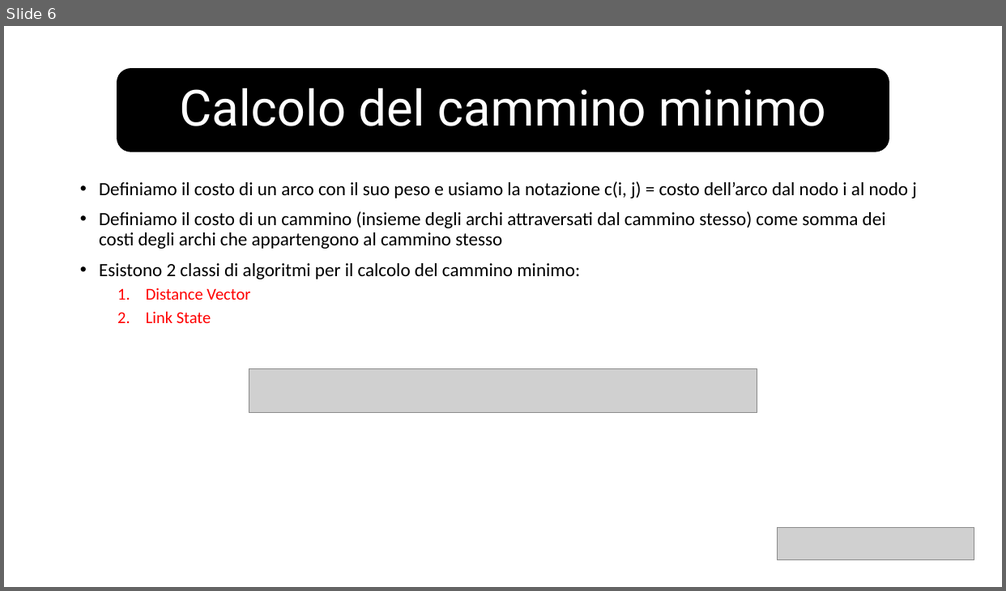
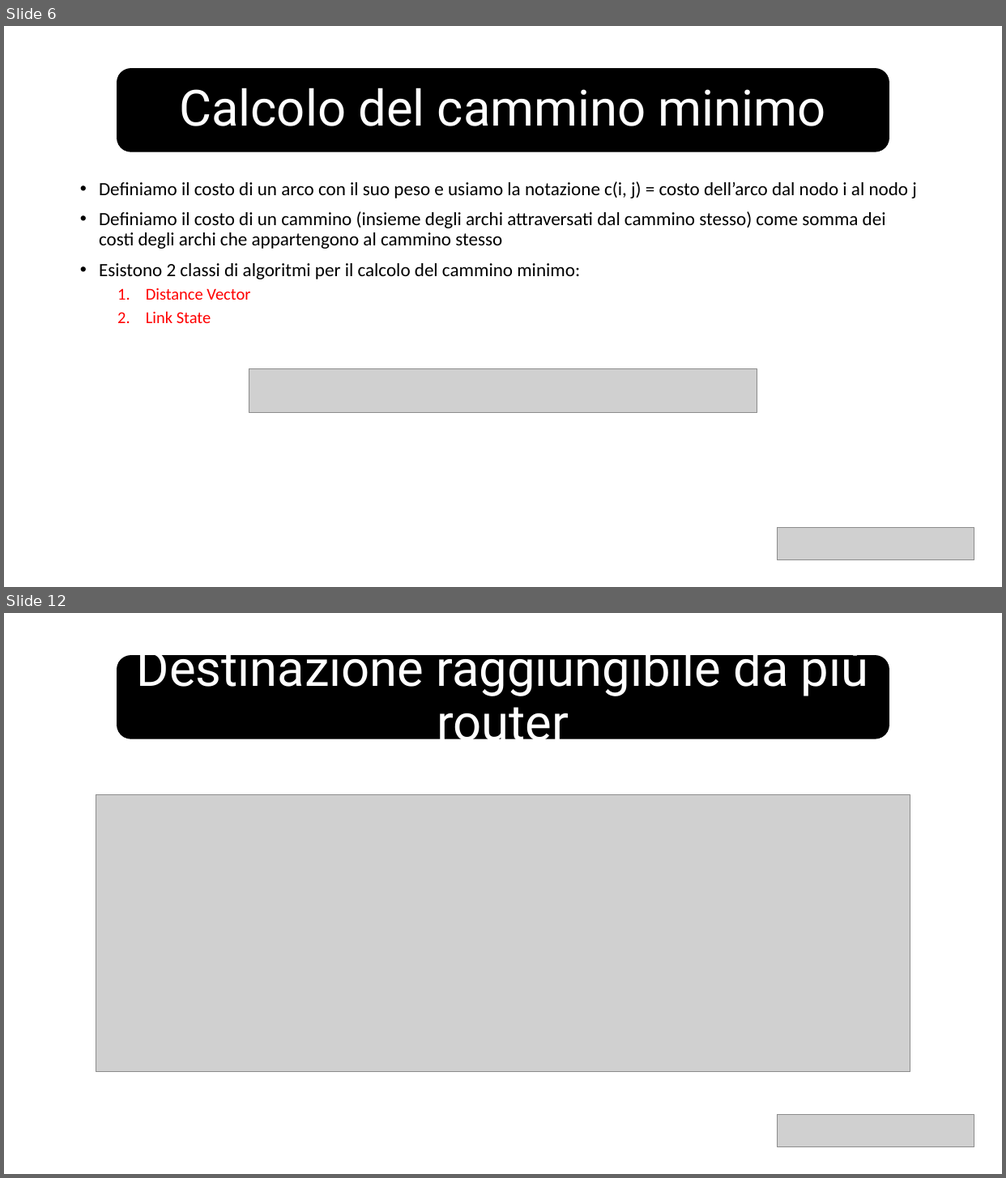
Before and after one commit to v-research/edu, a slide deck: network_introduction_2022/material/l7/routing.pptx. Shown one above the other, each under a label of ours: slide 6 before the commit, slides 6 and 12 after it; the slides between them are not shown. The pictures are 1006x591 and 1006x1178 pixels, drawn with LibreOffice and Linux fonts; fonts in the diff are those of the drawing; grey boxes stand for pictures. Boxes give left, top, right and bottom in pixels: in the first picture for what was removed or moved away, otherwise in the second. Text is boxed around its words. In the diff, an @@ line names an element or a change of style, - is before the commit and + after.

```diff
--- a/network_introduction_2022/material/l7/routing.pptx
+++ b/network_introduction_2022/material/l7/routing.pptx
@@ slide 12 added at bbox=[4, 613, 1002, 1174], background #FFFFFF @@
@@ rounded rectangle added at bbox=[117, 656, 889, 739], fill #000000, outline #000000 1 pt @@
@@ title added at bbox=[137, 641, 868, 752], 48 pt, text #FFFFFF @@
+Destinazione raggiungibile da più router
@@ picture added at bbox=[96, 794, 910, 1071] @@
@@ picture added at bbox=[778, 1114, 975, 1147] @@
```
Also in this commit, not shown: 1 slide changed, 5 other slides added, 4 other files.
